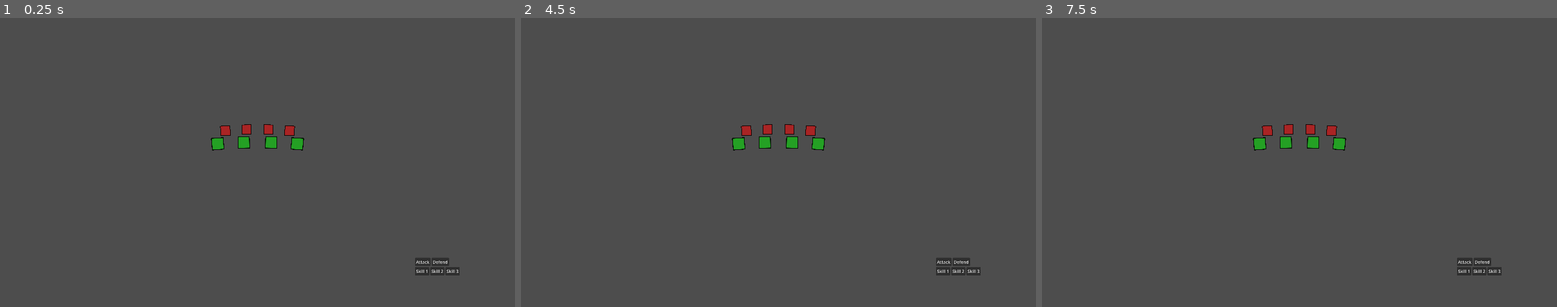
Above: before the commit, frames 1-3 (left to right).
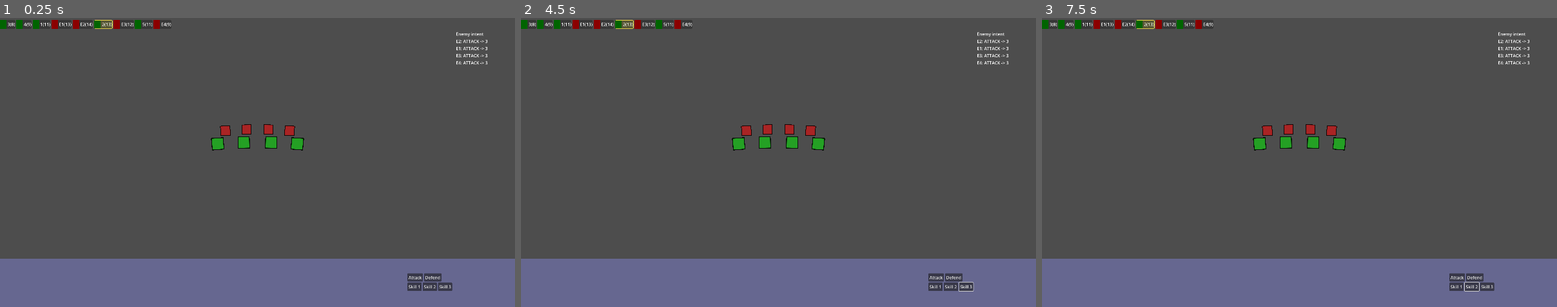
Above: after the commit, the same moments.

Repository: pjh546332-ops/my-godot-project
Game: Godot game, scene res://Scenes/Battle/BattleScene3D.tscn
Same seed, same stepped clock (60 frames per second), same inputs: the game is played once before the commit and once after it. This scene is started directly instead of the project's main scene.
Inputs (mouse positions are in pixels of both pictures, inside the frame that each line leads up to):
- Up to frame 1 (0.25 s): no input
- Up to frame 2 (4.5 s): click "Attack" at 0.5 s; click "Defend" at 1.25 s; click "Skill 1" at 2 s; click "Skill 2" at 2.75 s; click "Skill 3" at 3.5 s; tap Enter (ui_accept) at 4.25 s; move the mouse to (891, 148) at 4.27 s; hold Right (ui_right) from 4.28 s (still down); tap A (attack) at 4.35 s; click (891, 148) at 4.42 s
- Up to frame 3 (7.5 s): tap Enter (ui_accept) at 4.52, 5, 5.27, 5.75, 6.5, 6.77, 7.25 s; move the mouse to (1196, 176) at 5.02 s; release Right (ui_right) at 5.03 s; hold S 5.03-5.78 s; tap D (defend) at 5.1 s; click (1196, 176) at 5.17 s; move the mouse to (1351, 98) at 5.77 s; hold Right (ui_right) 5.78-6.53 s; tap Space at 5.85 s; click (1351, 98) at 5.92 s; move the mouse to (1273, 220) at 6.52 s; hold W 6.53-7.28 s; tap Keypad Enter at 6.6 s; click (1273, 220) at 6.67 s; move the mouse to (1454, 205) at 7.27 s; hold Left (ui_left) from 7.28 s (still down); tap E at 7.35 s; click (1454, 205) at 7.42 s

The runs differ from the first frame. In frame 1, 17% of the frame differs, in the area x 0-100%, y 0-100%; in frame 2, 17%; in frame 3, 17%.
Error before the commit: Invalid call. Nonexistent function 'gui_is_control_under_mouse' in base 'Window'. (res://Scripts/Battle/battle_stage_3d.gd:146)

Commit message:
수정 내용

Diff:
--- a/Scenes/Battle/BattleScene3D.tscn
+++ b/Scenes/Battle/BattleScene3D.tscn
@@ -2,31 +2,27 @@
 
 [ext_resource type="Script" uid="uid://b4yi1nf87b2t7" path="res://Scripts/Battle/battle_manager.gd" id="1"]
 [ext_resource type="PackedScene" uid="uid://ldvugv1ymel5" path="res://Scenes/Battle/BattleStage3D.tscn" id="2"]
+[ext_resource type="PackedScene" path="res://Scenes/Battle/BattleUI.tscn" id="3"]
 [ext_resource type="Script" uid="uid://2kk1et6yk0xn" path="res://Scripts/Battle/battle_scene_3d.gd" id="4"]
 [ext_resource type="Script" uid="uid://frt8hpi2gsso" path="res://Scripts/Battle/battle_event_dispatcher.gd" id="5"]
 [ext_resource type="Script" uid="uid://cdg2xb5wo01ag" path="res://Scripts/Battle/battle_presenter_3d.gd" id="6"]
-[ext_resource type="PackedScene" uid="uid://cdttw50e6407w" path="res://Scenes/Battle/action_panel.tscn" id="6_6pwba"]
 
-[node name="BattleScene3D" type="Node" unique_id=190931035]
+[node name="BattleScene3D" type="Node" unique_id=1765977175]
 script = ExtResource("4")
 
-[node name="BattleManager" type="Node" parent="." unique_id=1693947115]
+[node name="BattleManager" type="Node" parent="." unique_id=1898507694]
 script = ExtResource("1")
 
-[node name="BattleEventDispatcher" type="Node" parent="." unique_id=947688858]
+[node name="BattleEventDispatcher" type="Node" parent="." unique_id=139688461]
 script = ExtResource("5")
 
-[node name="BattlePresenter" type="Node" parent="." unique_id=917616922]
+[node name="BattlePresenter" type="Node" parent="." unique_id=1823853383]
 script = ExtResource("6")
 
-[node name="World3D" type="Node3D" parent="." unique_id=1106963440]
+[node name="World3D" type="Node3D" parent="." unique_id=83910089]
 
-[node name="BattleStage3D" parent="World3D" unique_id=1123645409 instance=ExtResource("2")]
+[node name="BattleStage3D" parent="World3D" unique_id=468711759 instance=ExtResource("2")]
 
-[node name="CanvasLayer" type="CanvasLayer" parent="." unique_id=744127728]
+[node name="CanvasLayer" type="CanvasLayer" parent="." unique_id=410685744]
 
-[node name="ActionPanel" parent="CanvasLayer" unique_id=591876452 instance=ExtResource("6_6pwba")]
-offset_left = 1547.0
-offset_top = 896.0
-offset_right = 1913.0
-offset_bottom = 989.0
+[node name="BattleUI" parent="CanvasLayer" unique_id=1984527709 instance=ExtResource("3")]
--- /dev/null
+++ b/Scenes/Battle/BattleUI.tscn
@@ -0,0 +1,178 @@
+[gd_scene format=3 load_steps=7]
+
+[ext_resource type="Script" path="res://Scripts/UI/turn_track.gd" id="1"]
+[ext_resource type="PackedScene" path="res://Scenes/Battle/action_panel.tscn" id="2"]
+[ext_resource type="Script" path="res://Scripts/UI/enemy_intent_ui.gd" id="3"]
+[ext_resource type="Script" path="res://Scripts/UI/stats_panel.gd" id="4"]
+[ext_resource type="Script" path="res://Scripts/UI/character_list.gd" id="5"]
+[ext_resource type="Script" path="res://Scripts/UI/reaction_panel.gd" id="6"]
+
+[node name="BattleUI" type="Control"]
+layout_mode = 3
+anchors_preset = 15
+anchor_right = 1.0
+anchor_bottom = 1.0
+grow_horizontal = 2
+grow_vertical = 2
+
+[node name="BottomUI" type="ColorRect" parent="."]
+anchors_preset = 12
+anchor_top = 1.0
+anchor_right = 1.0
+anchor_bottom = 1.0
+offset_top = -180.0
+color = Color(0.466667, 0.47451, 0.745098, 0.592157)
+
+[node name="StatsPanel" type="Control" parent="."]
+visible = false
+layout_mode = 3
+anchors_preset = 1
+anchor_left = 1.0
+anchor_right = 1.0
+offset_left = -280.0
+offset_top = 20.0
+offset_right = -20.0
+offset_bottom = 120.0
+grow_horizontal = 0
+mouse_filter = 2
+script = ExtResource("4")
+
+[node name="VBox" type="VBoxContainer" parent="StatsPanel"]
+layout_mode = 1
+anchors_preset = 15
+anchor_right = 1.0
+anchor_bottom = 1.0
+offset_left = 8.0
+offset_top = 8.0
+offset_right = -8.0
+offset_bottom = -8.0
+grow_horizontal = 2
+grow_vertical = 2
+theme_override_constants/separation = 4
+
+[node name="Title" type="Label" parent="StatsPanel/VBox"]
+layout_mode = 2
+text = "Unit"
+
+[node name="Stats" type="Label" parent="StatsPanel/VBox"]
+layout_mode = 2
+text = "STR  AGI  INT  VIT"
+
+[node name="TurnTrack" type="HBoxContainer" parent="."]
+anchors_preset = 10
+anchor_right = 1.0
+offset_top = 8.0
+offset_right = 0.0
+offset_bottom = 40.0
+mouse_filter = 2
+script = ExtResource("1")
+
+[node name="Allies" type="HBoxContainer" parent="TurnTrack"]
+layout_mode = 2
+size_flags_horizontal = 0
+theme_override_constants/separation = 4
+alignment = 2
+
+[node name="Spacer" type="Control" parent="TurnTrack"]
+layout_mode = 2
+size_flags_horizontal = 3
+
+[node name="Enemies" type="HBoxContainer" parent="TurnTrack"]
+layout_mode = 2
+size_flags_horizontal = 0
+theme_override_constants/separation = 4
+
+[node name="ActionPanel" parent="." instance=ExtResource("2")]
+anchors_preset = 3
+anchor_left = 1.0
+anchor_top = 1.0
+anchor_right = 1.0
+anchor_bottom = 1.0
+offset_left = -401.0
+offset_top = -126.0
+offset_right = -35.0
+offset_bottom = -33.0
+
+[node name="EnemyIntentUI" type="VBoxContainer" parent="."]
+anchors_preset = 1
+anchor_left = 1.0
+anchor_right = 1.0
+offset_left = -220.0
+offset_top = 48.0
+offset_bottom = 200.0
+grow_horizontal = 0
+mouse_filter = 2
+script = ExtResource("3")
+
+[node name="Title" type="Label" parent="EnemyIntentUI"]
+layout_mode = 2
+text = "Enemy intent"
+
+[node name="VBox" type="VBoxContainer" parent="EnemyIntentUI"]
+layout_mode = 2
+
+[node name="Margin" type="MarginContainer" parent="."]
+anchors_preset = 3
+anchor_left = 1.0
+anchor_top = 1.0
+anchor_right = 1.0
+anchor_bottom = 1.0
+offset_left = -1126.0
+offset_top = -889.0
+offset_right = -826.0
+offset_bottom = -151.0
+grow_horizontal = 0
+grow_vertical = 2
+mouse_filter = 2
+
+[node name="VBox" type="VBoxContainer" parent="Margin"]
+layout_mode = 2
+theme_override_constants/separation = 12
+
+[node name="CharacterList" type="ScrollContainer" parent="Margin/VBox"]
+visible = false
+custom_minimum_size = Vector2(0, 120)
+layout_mode = 2
+script = ExtResource("5")
+
+[node name="VBox" type="VBoxContainer" parent="Margin/VBox/CharacterList"]
+layout_mode = 2
+size_flags_horizontal = 3
+
+[node name="ReactionPanel" type="VBoxContainer" parent="Margin/VBox"]
+visible = false
+layout_mode = 2
+mouse_filter = 2
+script = ExtResource("6")
+
+[node name="Desc" type="Label" parent="Margin/VBox/ReactionPanel"]
+layout_mode = 2
+text = "Reaction"
+
+[node name="HBox" type="HBoxContainer" parent="Margin/VBox/ReactionPanel"]
+layout_mode = 2
+
+[node name="Hold" type="Button" parent="Margin/VBox/ReactionPanel/HBox"]
+layout_mode = 2
+text = "Hold"
+
+[node name="Dodge" type="Button" parent="Margin/VBox/ReactionPanel/HBox"]
+layout_mode = 2
+text = "Dodge"
+
+[node name="Block" type="Button" parent="Margin/VBox/ReactionPanel/HBox"]
+layout_mode = 2
+text = "Guard"
+
+[node name="Counter" type="Button" parent="Margin/VBox/ReactionPanel/HBox"]
+layout_mode = 2
+text = "Counter"
+
+[node name="DeselectOverlay" type="ColorRect" parent="."]
+visible = false
+anchors_preset = 15
+anchor_right = 1.0
+anchor_bottom = 1.0
+grow_horizontal = 2
+grow_vertical = 2
+color = Color(0, 0, 0, 0.2)
--- a/Scripts/Battle/battle_scene_3d.gd
+++ b/Scripts/Battle/battle_scene_3d.gd
@@ -1,13 +1,26 @@
 extends Node
 
-## 3D 전투 씬용 간단한 오케스트레이션 스크립트.
-## BattleManager에서 유닛 목록을 받아 3D 스테이지에 배치만 수행한다.
+## 3D 전투 씬 오케스트레이션:
+## - BattleManager에서 유닛 목록을 받아 3D 스테이지에 배치
+## - 2D 전투 씬과 동일한 UI(BattleUI)를 BattleManager에 연결
 
 @onready var battle_manager: BattleManager = $BattleManager
 @onready var stage_3d: Node3D = $World3D/BattleStage3D
 
+var turn_track: TurnTrack = null
+var stats_panel: Control = null
+var deselect_overlay: ColorRect = null
+var character_list: Control = null
+var action_panel: Node = null
+var enemy_intent_ui: Control = null
+var reaction_panel: Control = null
+var bottom_ui: ColorRect = null
+
+var selected_unit: BattleUnit = null
+
 
 func _ready() -> void:
+	_init_ui()
 	## BattleManager와 Stage가 모두 _ready 된 뒤에 3D 유닛 배치를 수행하기 위해 지연 호출.
 	call_deferred("_setup_3d_units")
 
@@ -19,3 +32,103 @@
 		return
 	if stage_3d.has_method("spawn_units_from_manager"):
 		stage_3d.spawn_units_from_manager(battle_manager)
+
+
+func _init_ui() -> void:
+	if battle_manager == null:
+		return
+
+	var ui_root: Node = get_node_or_null("CanvasLayer/BattleUI")
+	if ui_root == null:
+		return
+
+	turn_track = ui_root.get_node_or_null("TurnTrack")
+	stats_panel = ui_root.get_node_or_null("StatsPanel")
+	deselect_overlay = ui_root.get_node_or_null("DeselectOverlay")
+	character_list = ui_root.get_node_or_null("Margin/VBox/CharacterList")
+	action_panel = ui_root.get_node_or_null("ActionPanel")
+	enemy_intent_ui = ui_root.get_node_or_null("EnemyIntentUI")
+	reaction_panel = ui_root.get_node_or_null("Margin/VBox/ReactionPanel")
+	bottom_ui = ui_root.get_node_or_null("BottomUI")
+
+	# 각 UI 위젯에 BattleManager 주입
+	if turn_track:
+		turn_track.setup(battle_manager)
+	if character_list and character_list.has_method("setup"):
+		character_list.setup(battle_manager)
+	if action_panel and action_panel.has_method("setup"):
+		action_panel.setup(battle_manager)
+	if enemy_intent_ui and enemy_intent_ui.has_method("setup"):
+		enemy_intent_ui.setup(battle_manager)
+	if reaction_panel and reaction_panel.has_method("setup"):
+		reaction_panel.setup(battle_manager)
+
+	# 기본 UI 상태 및 마우스 필터 설정 (2D 전투 씬과 동일하게)
+	if stats_panel:
+		stats_panel.visible = false
+		stats_panel.mouse_filter = Control.MOUSE_FILTER_IGNORE
+	if character_list:
+		character_list.visible = false
+	if turn_track:
+		turn_track.mouse_filter = Control.MOUSE_FILTER_IGNORE
+	if enemy_intent_ui:
+		enemy_intent_ui.mouse_filter = Control.MOUSE_FILTER_IGNORE
+	if reaction_panel:
+		reaction_panel.mouse_filter = Control.MOUSE_FILTER_IGNORE
+	if action_panel:
+		_set_action_panel_mouse_filter(action_panel, Control.MOUSE_FILTER_STOP)
+	if deselect_overlay:
+		deselect_overlay.visible = false
+		deselect_overlay.gui_input.connect(_on_deselect_overlay_gui_input)
+
+	# BattleManager 신호를 UI에 연결
+	battle_manager.state_changed.connect(_on_state_changed)
+	battle_manager.current_planning_unit_changed.connect(_on_current_planning_unit)
+
+
+func _set_action_panel_mouse_filter(node: Node, filter: Control.MouseFilter) -> void:
+	if node is Control:
+		(node as Control).mouse_filter = filter
+	for child in node.get_children():
+		_set_action_panel_mouse_filter(child, filter)
+
+
+func _on_state_changed(s: BattleManager.State) -> void:
+	var show_panel := (
+		s == BattleManager.State.ALLY_SELECT_ACTION
+		and battle_manager._current_planning_unit()
+		and battle_manager._current_planning_unit().is_ally()
+	)
+	if action_panel and action_panel.has_method("set_enabled"):
+		action_panel.set_enabled(show_panel)
+
+
+func _on_current_planning_unit(unit: BattleUnit) -> void:
+	if turn_track:
+		turn_track.set_active_unit_by_ref(unit)
+	if action_panel and action_panel.has_method("set_enabled"):
+		action_panel.set_enabled(unit != null and unit.is_ally())
+
+
+func set_selected_unit(unit: BattleUnit) -> void:
+	selected_unit = unit
+	if stats_panel:
+		stats_panel.visible = false  # MVP: 스탯 창 비표시 (2D와 동일)
+		stats_panel.mouse_filter = Control.MOUSE_FILTER_IGNORE
+		if unit and stats_panel.has_method("update"):
+			stats_panel.update(unit)
+	if deselect_overlay:
+		deselect_overlay.visible = (unit != null)
+
+
+func _on_deselect_overlay_gui_input(event: InputEvent) -> void:
+	if event is InputEventMouseButton:
+		var e: InputEventMouseButton = event
+		if e.pressed and e.button_index == MOUSE_BUTTON_LEFT:
+			set_selected_unit(null)
+
+
+func _unhandled_input(event: InputEvent) -> void:
+	if event.is_action_pressed("ui_cancel"):
+		set_selected_unit(null)
+		get_viewport().set_input_as_handled()
--- a/Scripts/Battle/battle_stage_3d.gd
+++ b/Scripts/Battle/battle_stage_3d.gd
@@ -143,7 +143,7 @@
 		if not mb.pressed or mb.button_index != MOUSE_BUTTON_LEFT:
 			return
 
-		if get_viewport().gui_is_control_under_mouse():
+		if get_viewport().gui_get_hovered_control() != null:
 			return
 
 		_perform_unit_pick(mb.position)
